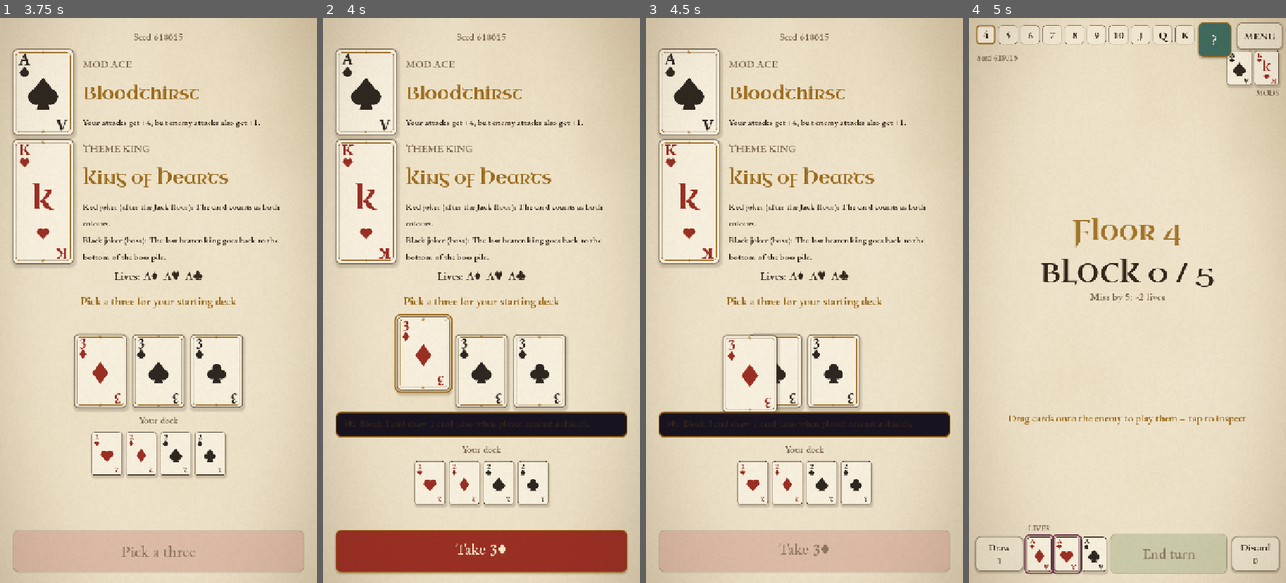
Above: before the commit, frames 1-4 (left to right).
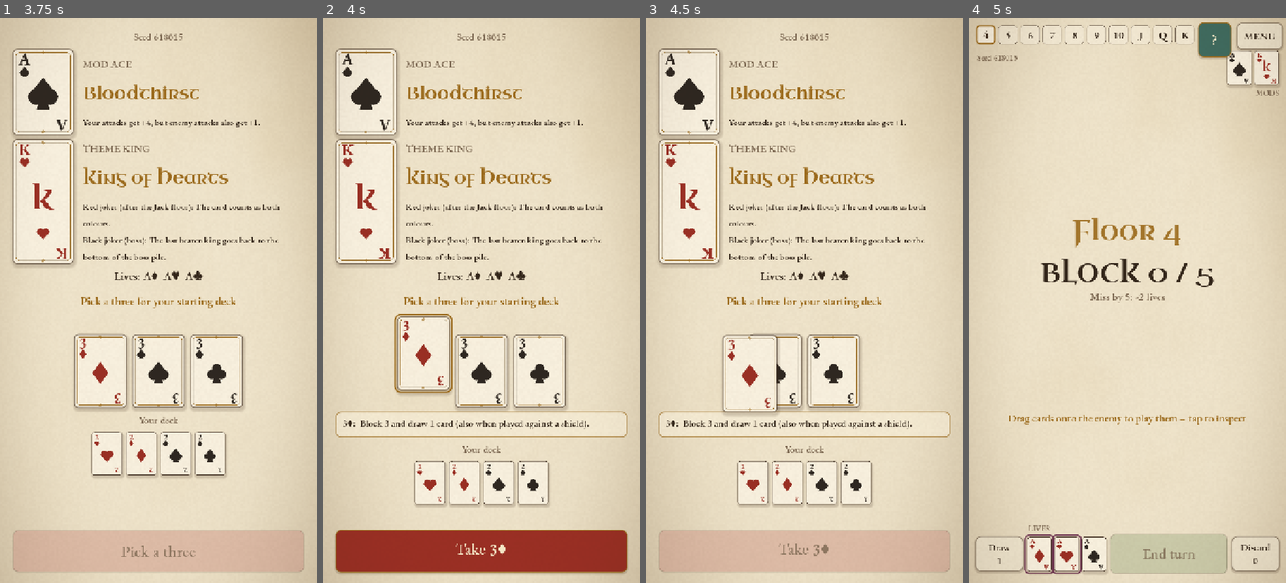
Above: after the commit, the same moments.

Repository: Tegeltorn/RogueCards
Game: Godot game, scene res://ui/main.tscn
Same seed, same stepped clock (60 frames per second), same inputs: the game is played once before the commit and once after it.
Inputs (mouse positions are in pixels of both pictures, inside the frame that each line leads up to):
- Up to frame 1 (3.75 s): click (126, 390) at 0.52 s; type "12" at 0.6 s; click "New run" at 1.25 s; drag from (44, 91) to (190, 176) at 2.02 s; drag from (44, 198) to (142, 413) at 2.77 s; move the mouse to (101, 368) at 3.52 s; click (101, 368) at 3.67 s
- Up to frame 2 (4 s): no input
- Up to frame 3 (4.5 s): click "Take 3♦" at 4.25 s
- Up to frame 4 (5 s): no input

Frame 1 is identical in both runs. In frame 2, 4.1% of the frame differs, in the area x 4-96%, y 69-75%; in frame 3, 4.1%; in frame 4, nothing differs.

Commit message:
Tooltip box uses the manuscript theme's panel colours
Co-Authored-By: Claude Opus 5.5 <noreply@anthropic.com>
Claude-Session: https://claude.ai/code/session_01HcWJPxpTYmCkdKscnsi4GK

Diff:
--- a/ui/screens/help.gd
+++ b/ui/screens/help.gd
@@ -37,7 +37,7 @@
 ## A tooltip box (panel + label) for screens that list cards.
 static func tip_box() -> PanelContainer:
 	var p := PanelContainer.new()
-	p.add_theme_stylebox_override("panel", Style.box(Color(0.06, 0.04, 0.1, 0.96), Style.GOLD, 3, 12))
+	p.add_theme_stylebox_override("panel", Style.box(Color(Style.PANEL, 0.97), Color(Style.GOLD, 0.7), 2, 12))
 	p.mouse_filter = Control.MOUSE_FILTER_IGNORE
 	var l := Style.label("", 22, Style.WHITE, HORIZONTAL_ALIGNMENT_LEFT)
 	l.name = "Text"
